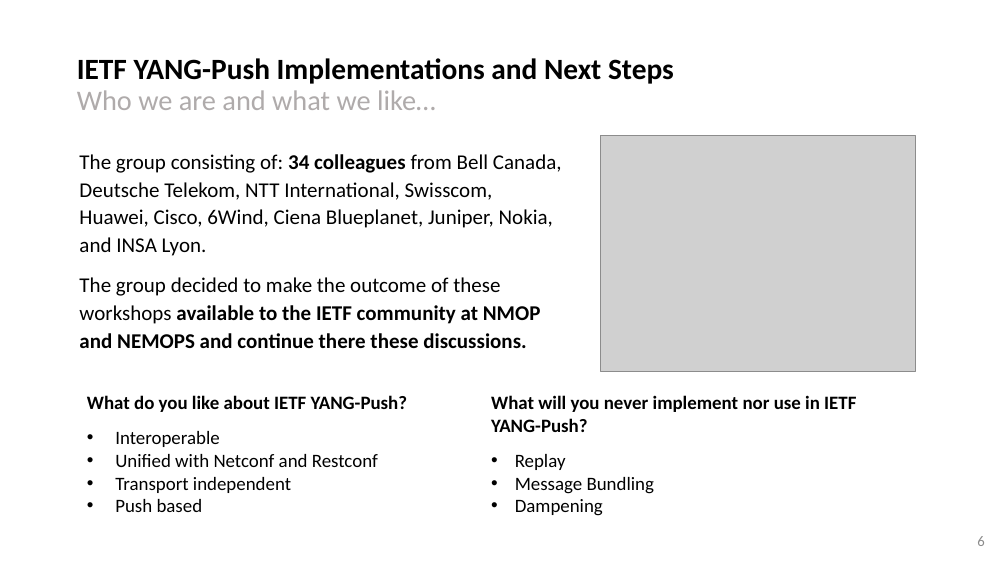
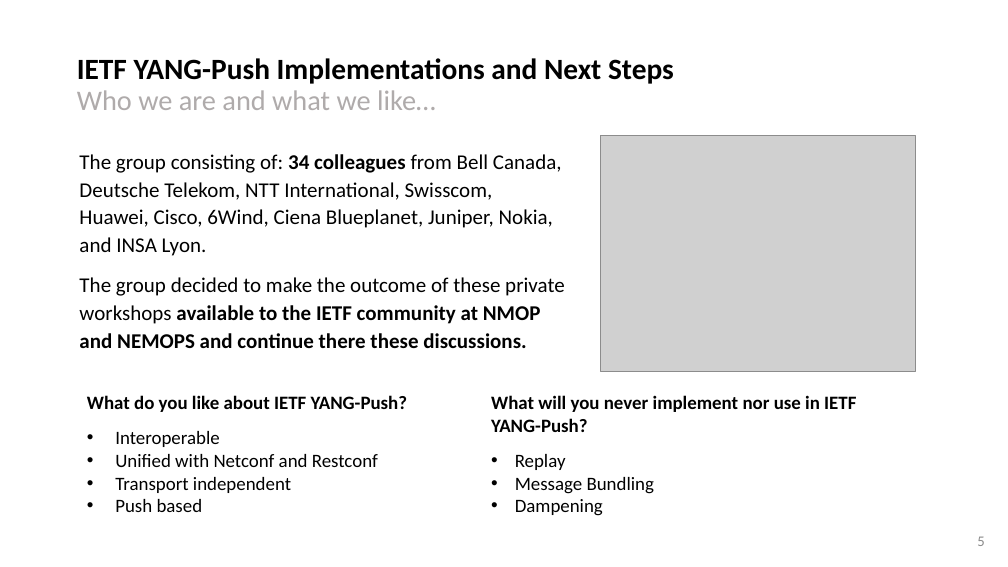
Before and after one commit to network-analytics/ietf-network-analytics-document-status, a slide deck: slide 5 of 122/NEMOPS/IAB NEMOPS - YANG-Push - Agile Incremental Driven Development.pptx (slide 6 before the commit). Drawn at 1008x567 pixels with LibreOffice and Linux fonts; fonts in the diff are those of the drawing; grey boxes stand for pictures. Boxes give left, top, right and bottom in pixels: in the first picture for what was removed or moved away, otherwise in the second. Text is boxed around its words. In the diff, an @@ line names an element or a change of style, - is before the commit and + after.

```diff
--- a/122/NEMOPS/IAB NEMOPS - YANG-Push - Agile Incremental Driven Development.pptx
+++ b/122/NEMOPS/IAB NEMOPS - YANG-Push - Agile Incremental Driven Development.pptx
@@ text at (79,277,565,348): text changed @@
-The group decided to make the outcome of these workshops available to the IETF community at NMOP and NEMOPS and continue there these discussions.
+The group decided to make the outcome of these private workshops available to the IETF community at NMOP and NEMOPS and continue there these discussions.
@@ page number at (977,536,984,546): text changed @@
-6
+5
```
Also in this commit, not shown: 2 other slides changed, 1 slide removed, 1 other file.
